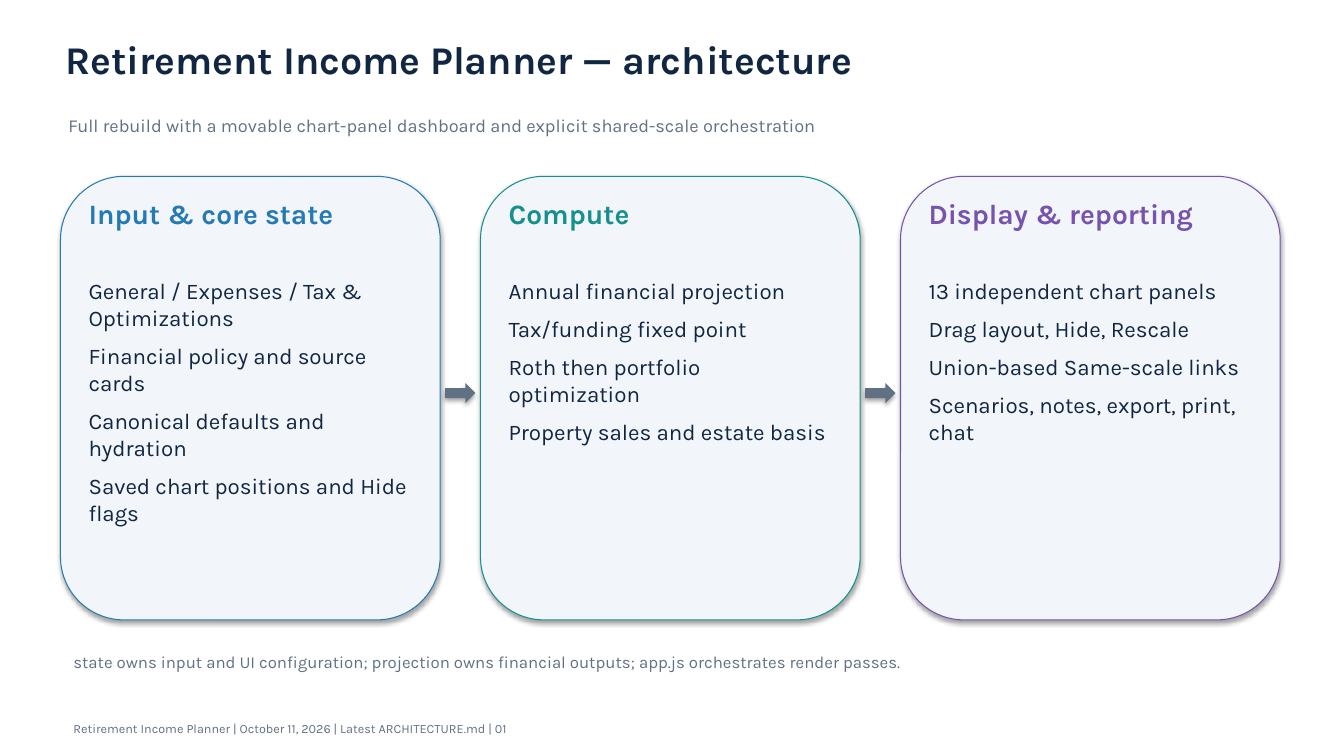
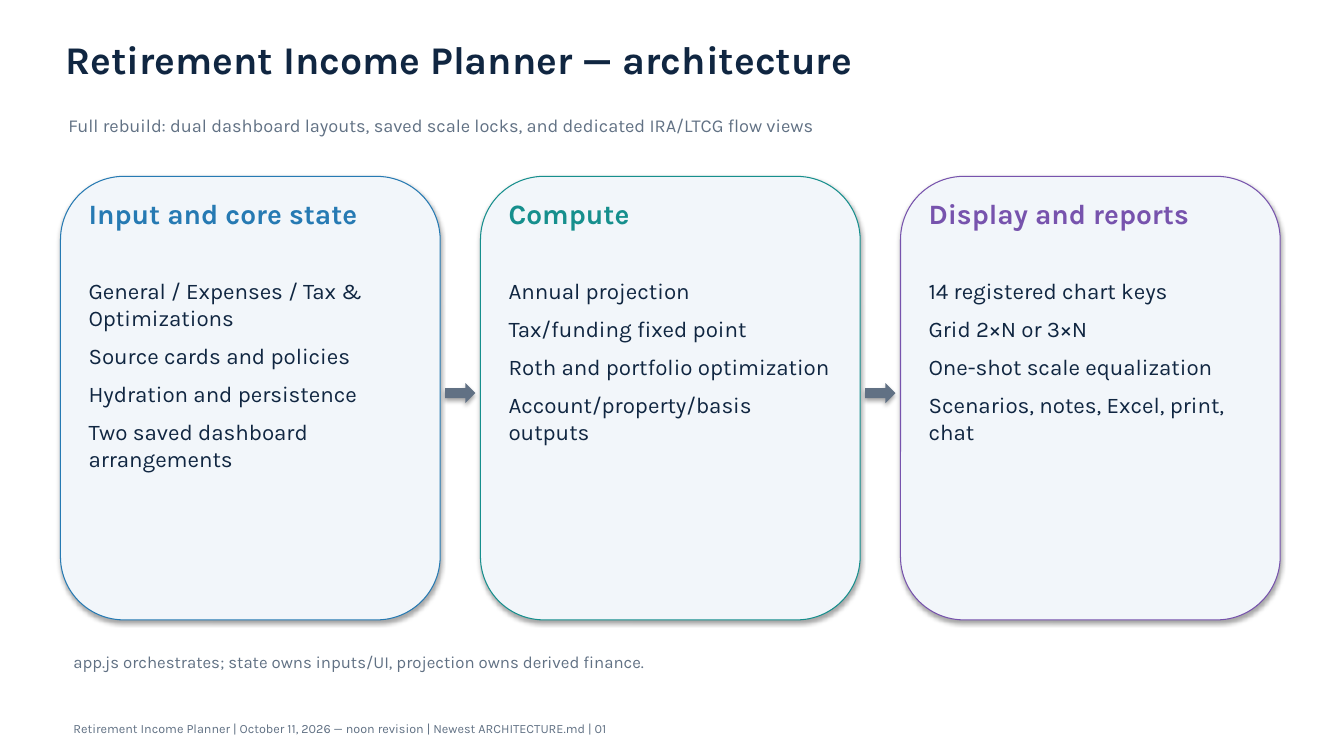
Before and after one commit to howardc64/retirefin, a slide deck: slide 1 of docs/retirement_income_planner_architecture.pptx. Drawn at 1344x756 pixels with LibreOffice and Linux fonts; fonts in the diff are those of the drawing. Boxes give left, top, right and bottom in pixels: in the first picture for what was removed or moved away, otherwise in the second. Text is boxed around its words. In the diff, an @@ line names an element or a change of style, - is before the commit and + after.

```diff
--- a/docs/retirement_income_planner_architecture.pptx
+++ b/docs/retirement_income_planner_architecture.pptx
@@ text at [68,118,813,137]: text changed @@
-Full rebuild with a movable chart-panel dashboard and explicit shared-scale orchestration
+Full rebuild: dual dashboard layouts, saved scale locks, and dedicated IRA/LTCG flow views
@@ text at [89,204,357,231]: text changed @@
-Input & core state
+Input and core state
@@ text at [929,204,1189,231]: text changed @@
-Display & reporting
+Display and reports
@@ text at [509,283,690,305]: text changed @@
-Annual financial projection
+Annual projection
@@ text at [929,283,1224,441]: text changed @@
-13 independent chart panels
-Drag layout, Hide, Rescale
-Union-based Same-scale links
-Scenarios, notes, export, print, chat
+14 registered chart keys
+Grid 2×N or 3×N
+One-shot scale equalization
+Scenarios, notes, Excel, print, chat
@@ text at [89,348,357,473]: text changed @@
-Financial policy and source cards
-Canonical defaults and hydration
-Saved chart positions and Hide flags
+Source cards and policies
+Hydration and persistence
+Two saved dashboard arrangements
@@ text at [509,359,829,446]: text changed @@
-Roth then portfolio optimization
-Property sales and estate basis
+Roth and portfolio optimization
+Account/property/basis outputs
@@ text at [73,656,643,672]: text changed @@
-state owns input and UI configuration; projection owns financial outputs; app.js orchestrates render passes.
+app.js orchestrates; state owns inputs/UI, projection owns derived finance.
@@ text at [73,724,607,734]: text changed @@
-Retirement Income Planner | October 11, 2026 | Latest ARCHITECTURE.md | 01
+Retirement Income Planner | October 11, 2026 — noon revision | Newest ARCHITECTURE.md | 01
```
Also in this commit, not shown: 9 other slides changed, 5 slides added, 4 slides removed, 16 other files.
